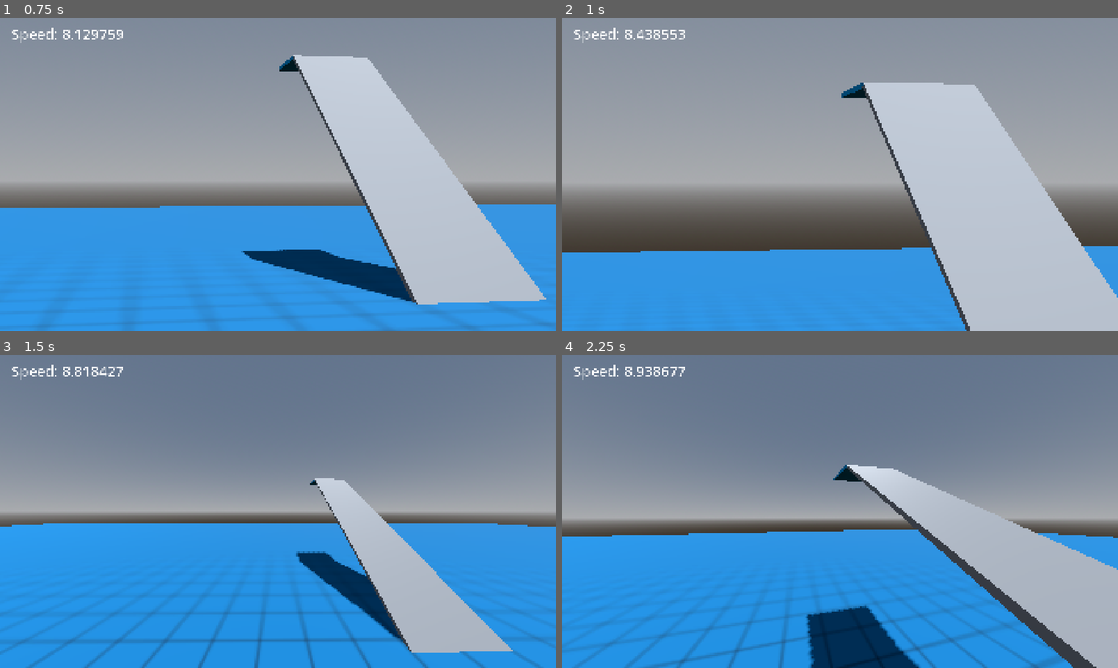
Above: before the commit, frames 1-4 (two rows, left to right).
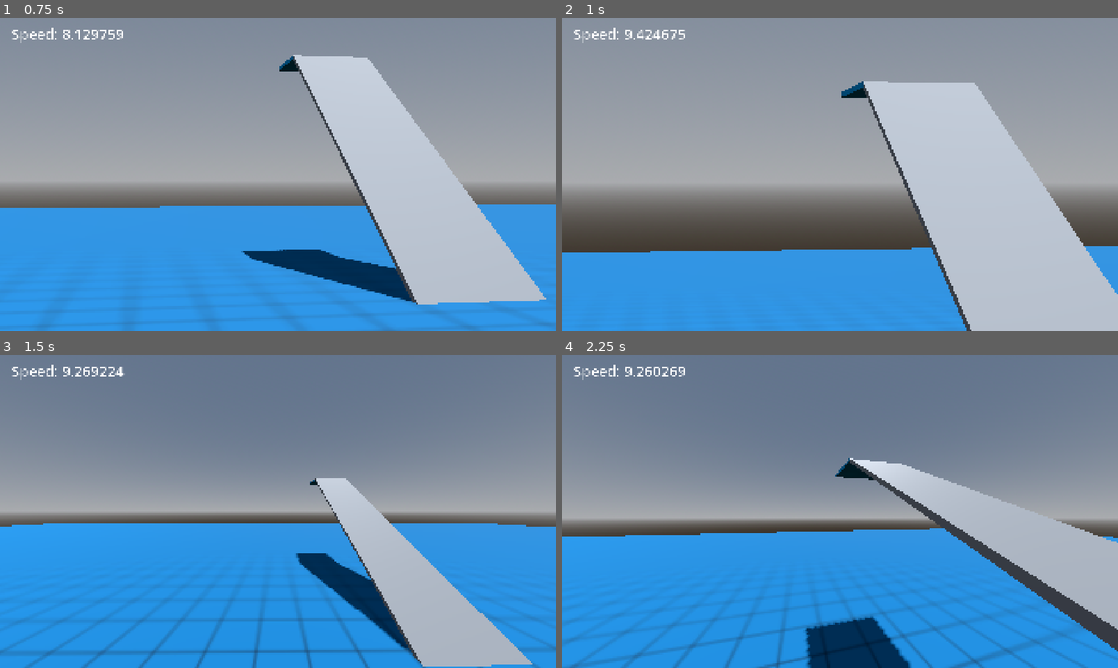
Above: after the commit, the same moments.

Repository: BilgiPasa/3d-first-person-movement-3
Game: Godot game, scene res://Scenes/main_scene.tscn
Same seed, same stepped clock (60 frames per second), same inputs: the game is played once before the commit and once after it.
Inputs (mouse positions are in pixels of both pictures, inside the frame that each line leads up to):
- Up to frame 1 (0.75 s): tap Enter at 0.5 s; move the mouse to (305, 174) at 0.52 s; hold W (move_forward) from 0.53 s (still down); hold C (camera_zoom) from 0.53 s (still down)
- Up to frame 2 (1 s): keep holding W (move_forward); keep holding C (camera_zoom); tap Space (jump) at 0.77 s
- Up to frame 3 (1.5 s): keep holding W (move_forward); move the mouse to (250, 511) at 1.27 s; release C (camera_zoom) at 1.28 s; tap Shift (crouch) at 1.35 s
- Up to frame 4 (2.25 s): keep holding W (move_forward); tap Space (jump) at 1.52 s; move the mouse to (851, 505) at 2.02 s; hold R (run) from 2.03 s (still down)

Frame 1 is identical in both runs. In frame 2, 0.5% of the frame differs, in the area x 11-100%, y 3-100%; in frame 3, 4.5%; in frame 4, 12%, in the area x 0-100%, y 3-100%.

Commit message:
Fix something in movement part

Diff:
--- a/Scripts/player.gd
+++ b/Scripts/player.gd
@@ -185,7 +185,7 @@
 		if (trying_to_go_right_in_air && relative_velocity_in_air.x > move_speed) || (trying_to_go_left_in_air && relative_velocity_in_air.x < -move_speed):
 			move_vector.x = 0
 
-		if relative_velocity_in_air.length() > move_speed:
+		if get_speed() > move_speed:
 			if (trying_to_go_forward_in_air && relative_velocity_in_air.z > -move_speed && relative_velocity_in_air.z < -move_sp …(868 unchanged characters)…
 				move_vector.z = 0
 				move_vector.x = 0
